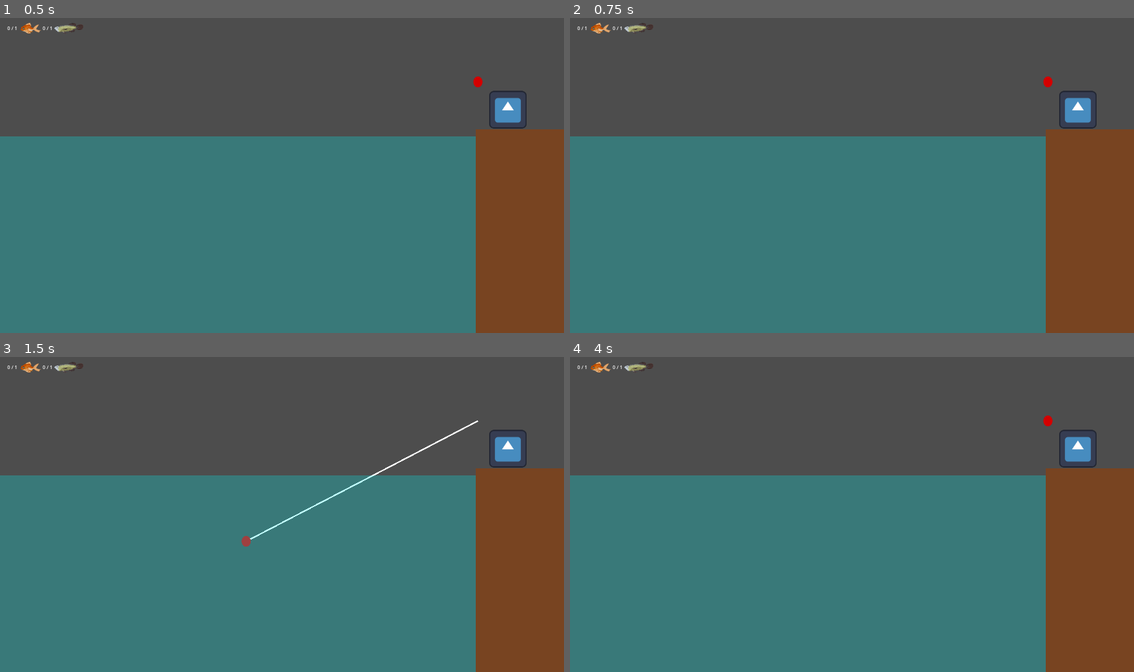
Above: before the commit, frames 1-4 (two rows, left to right).
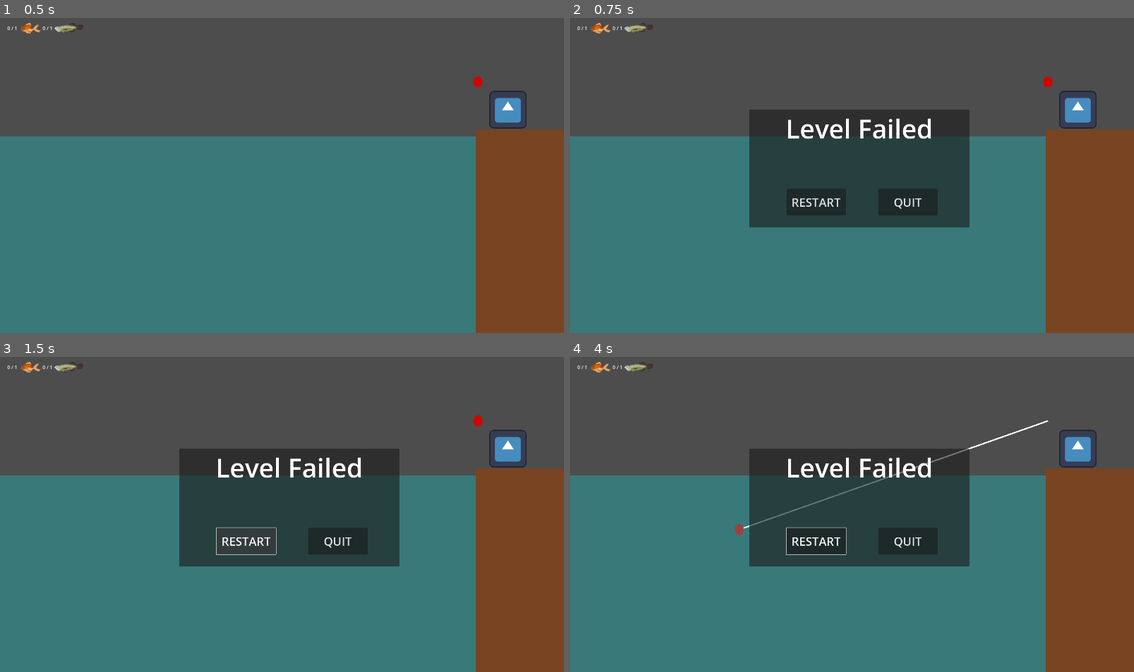
Above: after the commit, the same moments.

Repository: RajwolChapagain/Fishing-Mini-Game
Game: Godot game, scene res://main.tscn
Same seed, same stepped clock (60 frames per second), same inputs: the game is played once before the commit and once after it. The engine's default icon, where the game draws it, is replaced by a stand-in: a white triangle on a blue panel in a dark square.
Inputs (mouse positions are in pixels of both pictures, inside the frame that each line leads up to):
- Up to frame 1 (0.5 s): no input
- Up to frame 2 (0.75 s): tap Enter at 0.5 s; move the mouse to (976, 159) at 0.52 s; hold Right mouse button (fail_level, bound only after the commit) from 0.53 s (still down)
- Up to frame 3 (1.5 s): release Right mouse button (fail_level, bound only after the commit) at 1.25 s; click (248, 539) at 1.25 s, where only the run after the commit has a clickable "RESTART"
- Up to frame 4 (4 s): click (818, 539) at 2 s, where only the run after the commit has a clickable "RESTART"; click (818, 539) at 2.75 s, where only the run after the commit has a clickable "RESTART"; tap Space at 3.5 s; move the mouse to (739, 530) at 3.52 s; click (739, 530) at 3.6 s; right-click (739, 530) at 3.8 s

Frame 1 is identical in both runs. In frame 2, 15% of the frame differs, in the area x 31-71%, y 29-67%; in frame 3, 15%; in frame 4, 15%, in the area x 29-86%, y 18-67%.

Commit message:
Instantiate level through code

Diff:
--- a/level1/level_1.tscn
+++ b/level1/level_1.tscn
@@ -10,7 +10,7 @@
 [ext_resource type="PackedScene" uid="uid://dn3ovth2tbqo6" path="res://level1/big_fish_l_1.tscn" id="6_i8krd"]
 [ext_resource type="PackedScene" uid="uid://blho12h52avuq" path="res://ui/hud.tscn" id="9_wjqnb"]
 
-[node name="Level1" type="Node2D"]
+[node name="Level1" type="Node2D" groups=["level"]]
 script = ExtResource("1_olukm")
 small_fish_to_catch = 1
 medium_fish_to_catch = 1
--- a/main.gd
+++ b/main.gd
@@ -1,4 +1,14 @@
 extends Node2D
+
+@export var levels : Array[PackedScene]
+
+func _ready():
+	instantitate_level_and_connect_signals(1)
+	pass
+
+func _input(event):
+	if event.is_action_pressed("fail_level"):
+		_on_level_failed()
 
 func _on_level_cleared(level):
 	if level == 1:
@@ -18,8 +28,17 @@
 
 
 func _on_panels_restart_button_pressed():
-	print("Restart the level")
-
+	for child in get_children():
+		if child.is_in_group("level"):
+			child.queue_free()
+			instantitate_level_and_connect_signals(child.level)
 
 func _on_panels_yay_button_pressed():
 	pass # Replace with function body.
+
+func instantitate_level_and_connect_signals(level):
+	var current_level = levels[level-1].instantiate()
+	add_child(current_level)
+	current_level.level_cleared.connect(_on_level_cleared)
+	current_level.level_failed.connect(_on_level_failed)
+	move_child(current_level, 0)
--- a/main.tscn
+++ b/main.tscn
@@ -6,17 +6,14 @@
 
 [node name="Main" type="Node2D"]
 script = ExtResource("1_ptxyt")
-
-[node name="Level1" parent="." instance=ExtResource("2_22qe4")]
+levels = Array[PackedScene]([ExtResource("2_22qe4")])
 
 [node name="Panels" parent="." instance=ExtResource("3_fvu05")]
-offset_left = 506.0
-offset_top = 335.0
-offset_right = 1256.0
-offset_bottom = 737.0
+offset_left = 610.0
+offset_top = 318.0
+offset_right = 1360.0
+offset_bottom = 720.0
 
-[connection signal="level_cleared" from="Level1" to="." method="_on_level_cleared"]
-[connection signal="level_failed" from="Level1" to="." method="_on_level_failed"]
 [connection signal="next_button_pressed" from="Panels" to="." method="_on_panels_next_button_pressed"]
 [connection signal="quit_button_pressed" from="Panels" to="." method="_on_panels_quit_button_pressed"]
 [connection signal="restart_button_pressed" from="Panels" to="." method="_on_panels_restart_button_pressed"]
--- a/project.godot
+++ b/project.godot
@@ -27,3 +27,8 @@
 "events": [Object(InputEventMouseButton,"resource_local_to_scene":false,"resource_name":"","device":-1,"window_id":0,"a …(253 unchanged characters)…
 ]
 }
+fail_level={
+"deadzone": 0.5,
+"events": [Object(InputEventMouseButton,"resource_local_to_scene":false,"resource_name":"","device":-1,"window_id":0,"alt_pressed":false,"shift_pressed":false,"ctrl_pressed":false,"meta_pressed":false,"button_mask":0,"position":Vector2(0, 0),"global_position":Vector2(0, 0),"factor":1.0,"button_index":2,"canceled":false,"pressed":false,"double_click":false,"script":null)
+]
+}
